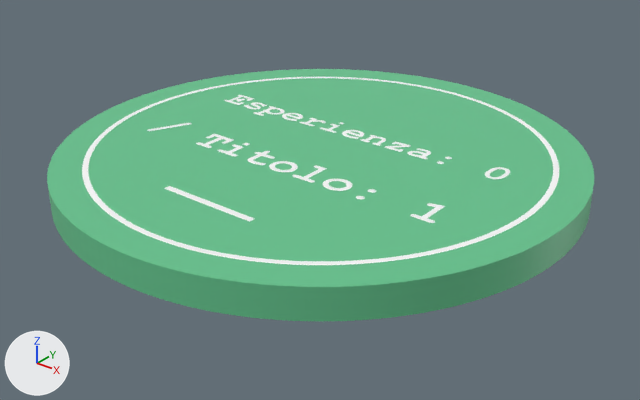
The glTF model public/products/sottobicchiere-esperienza-titolo.glb: old version first, new version second.
Rendered twice from a camera (50 mm lens) standing at (0.0681, -0.0853, 0.0493) and looking at (0.0013, -0.0018, -0.0025). Arrows for +X, +Y and +Z are at lower left; the lights stay in place. The picture after the commit comes second. Where no turn or scale is listed for an object, it has been applied to the vertices. Vertices at exactly the same position are counted once.

Objects in the first picture: 'coaster_base', 'coaster_ink'.
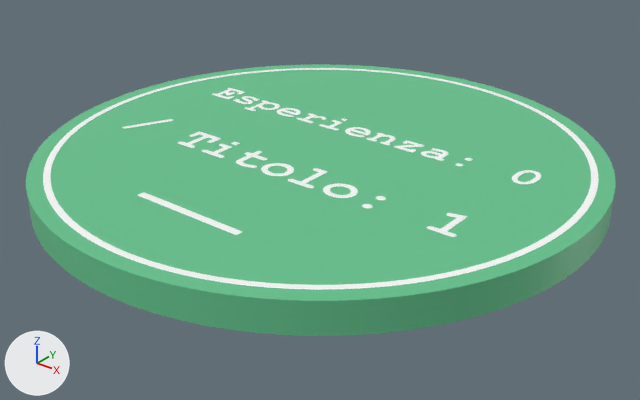
Where the change shows, as pixel boxes [x1, y1, x2, y2] in the pictures (640 x 400 px):
'coaster_base', reshaped (8% wider, 8% taller): before [47, 69, 594, 321]; after [26, 64, 616, 336]
'coaster_ink', rescaled (17% wider, 18% taller): before [82, 77, 559, 265]; after [43, 68, 599, 290]

The change in detail:
me_coaster_base is used by ob_coaster_base; location (0.0, 0.0, 0.0).
me_coaster_base had 5096 vertices, 10188 faces and spanned x -0.035..0.035, y -0.035..0.035, z 0.0..0.004.
me_coaster_base now has 5096 vertices, 10188 faces and spans x -0.0375..0.0375, y -0.0375..0.0375, z 0.0..0.004.
me_coaster_base part 1: 5096 of 5096 vertices moved; they spanned x -0.035..0.035, y -0.035..0.035, z 0.0..0.004 and now span x -0.0375..0.0375, y -0.0375..0.0375, z 0.0..0.004; mean shift (-0.0003, 0.0003, 0.0).
me_coaster_ink is used by ob_coaster_ink; location (0.0, 0.0, 0.0).
me_coaster_ink had 4776 vertices, 9476 faces and spanned x -0.0308..0.0308, y -0.0308..0.0308, z 0.0034..0.004.
me_coaster_ink now has 4776 vertices, 9476 faces and spans x -0.0355..0.0355, y -0.0355..0.0355, z 0.0034..0.004.
me_coaster_ink part 2: the whole mesh is scaled about its middle by (1.15, 1.15, 1).
